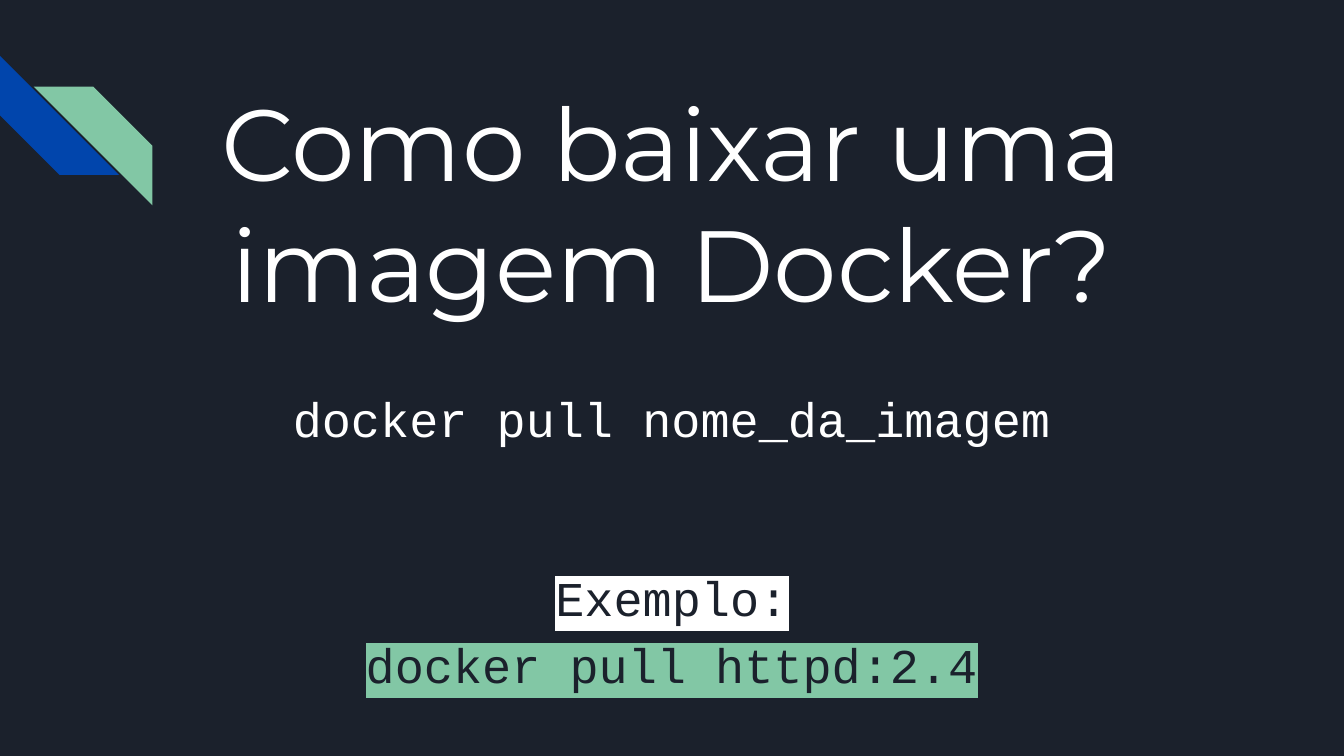
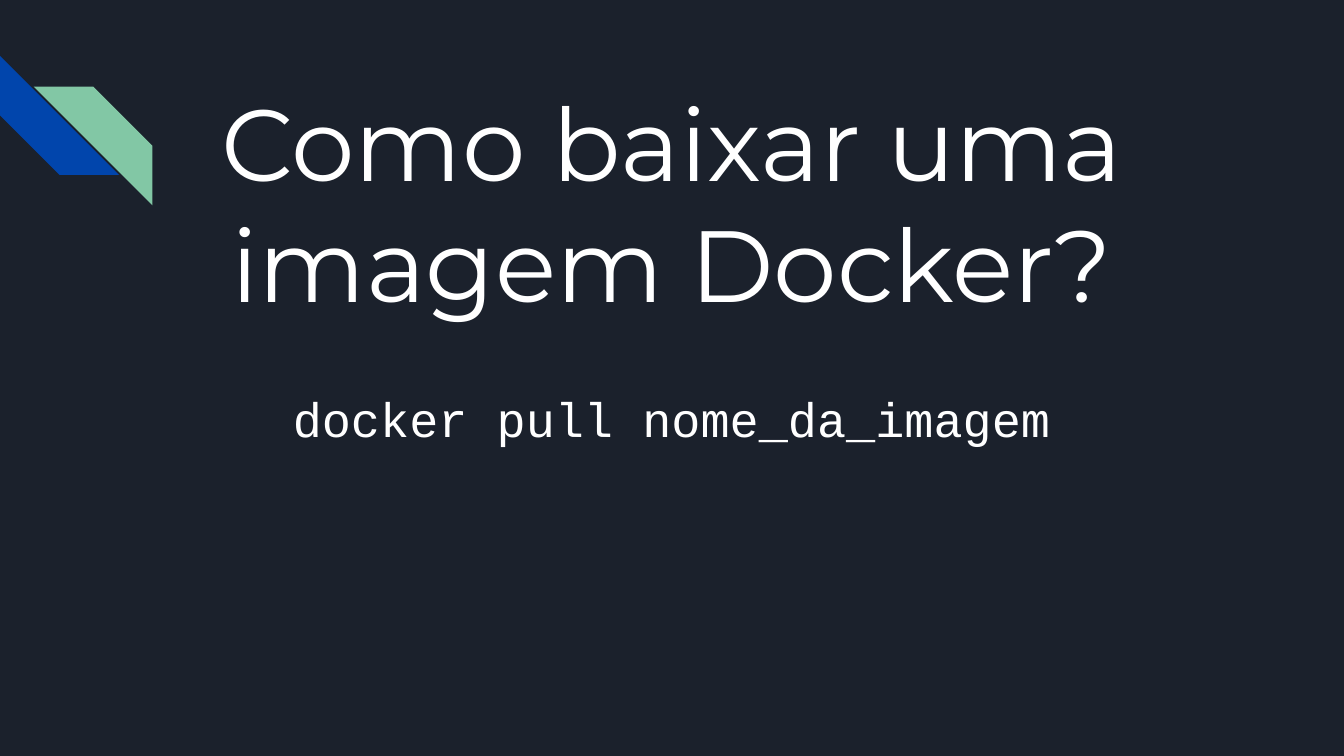
Before and after one commit to RafaelCecchin/aula-docker, a slide deck: slide 21 of slides/Introdução ao Docker.pptx. Drawn at 1344x756 pixels with LibreOffice and Linux fonts; fonts in the diff are those of the drawing. Boxes give left, top, right and bottom in pixels: in the first picture for what was removed or moved away, otherwise in the second. Text is boxed around its words. In the diff, an @@ line names an element or a change of style, - is before the commit and + after.

```diff
--- a/slides/Introdução ao Docker.pptx
+++ b/slides/Introdução ao Docker.pptx
@@ text at box(366, 581, 977, 693): paragraph removed @@
-Exemplo:
-docker pull httpd:2.4
```
Also in this commit, not shown: 14 other slides changed, 3 slides added, 1 other file.
